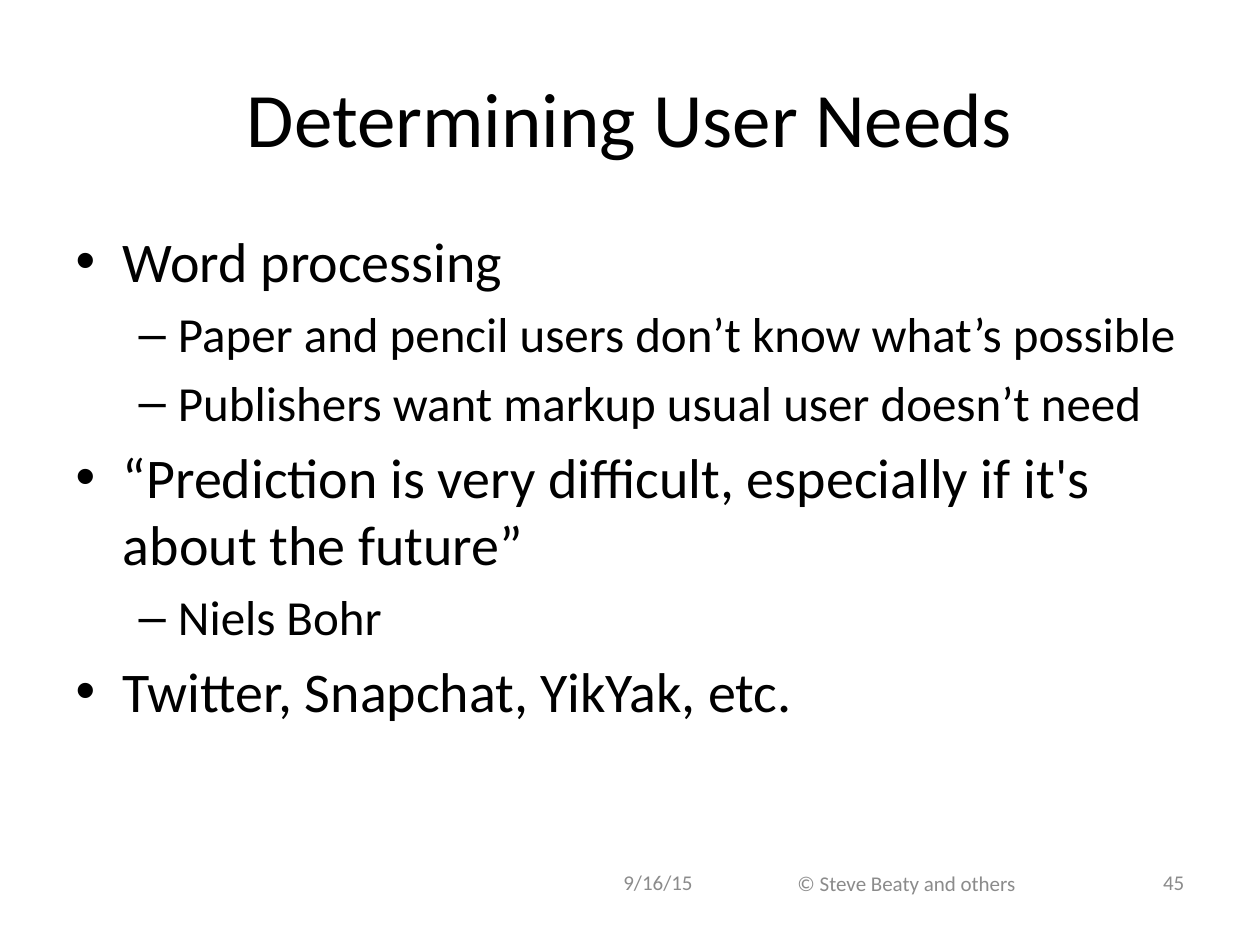
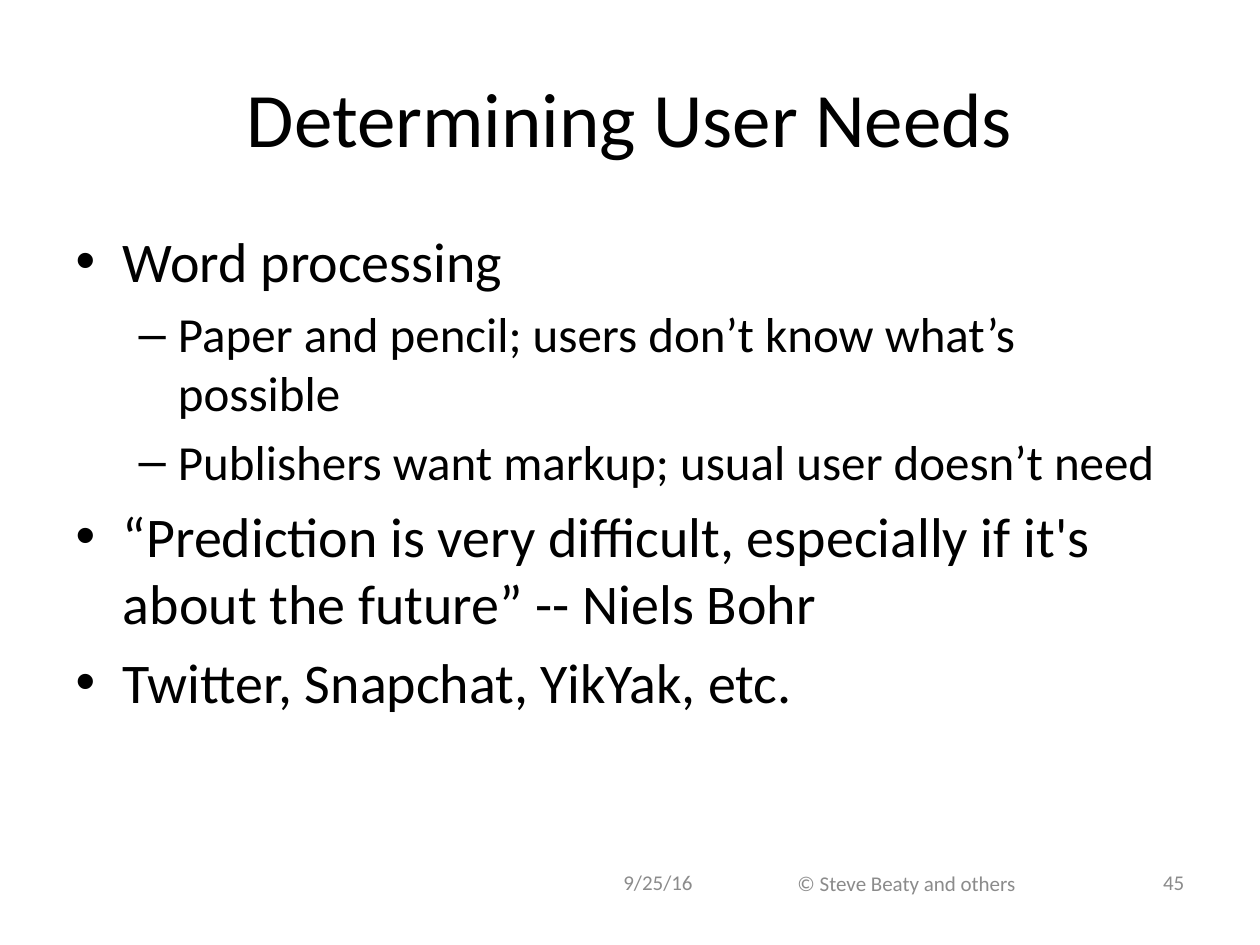
Before and after one commit to ivogeorg/cs1030, a slide deck: slide 45 of slides-steve/Chapter 08.pptx. Drawn at 1260x945 pixels with LibreOffice and Linux fonts; fonts in the diff are those of the drawing; background and template pictures are left out. Boxes give left, top, right and bottom in pixels: in the first picture for what was removed or moved away, otherwise in the second. Text is boxed around its words. In the diff, an @@ line names an element or a change of style, - is before the commit and + after.

```diff
--- a/slides-steve/Chapter 08.pptx
+++ b/slides-steve/Chapter 08.pptx
@@ text at (x1=123, y1=317, x2=1154, y2=625): text changed @@
-  – Paper and pencil users don’t know what’s possible
-  – Publishers want markup usual user doesn’t need
-• “Prediction is very difficult, especially if it's about the future”
-  – Niels Bohr
+  – Paper and pencil; users don’t know what’s possible
+  – Publishers want markup; usual user doesn’t need
+• “Prediction is very difficult, especially if it's about the future” -- Niels Bohr
@@ text at (x1=623, y1=875, x2=692, y2=891): text changed @@
-9/16/15
+9/25/16
```
Also in this commit, not shown: 62 other slides changed, 1 slide added, 1 other file.
